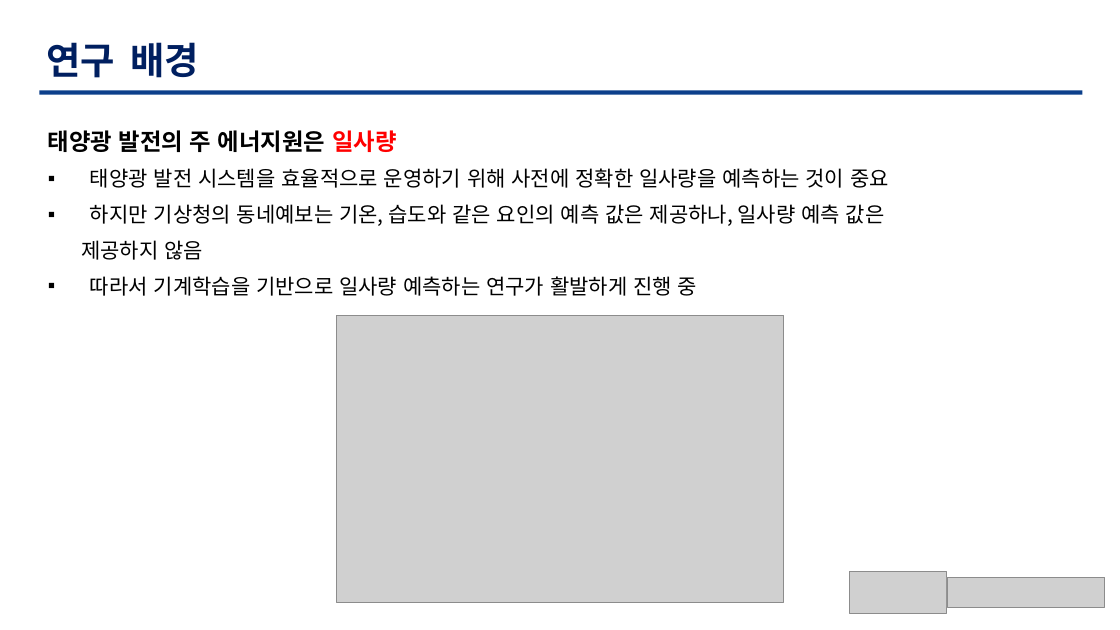
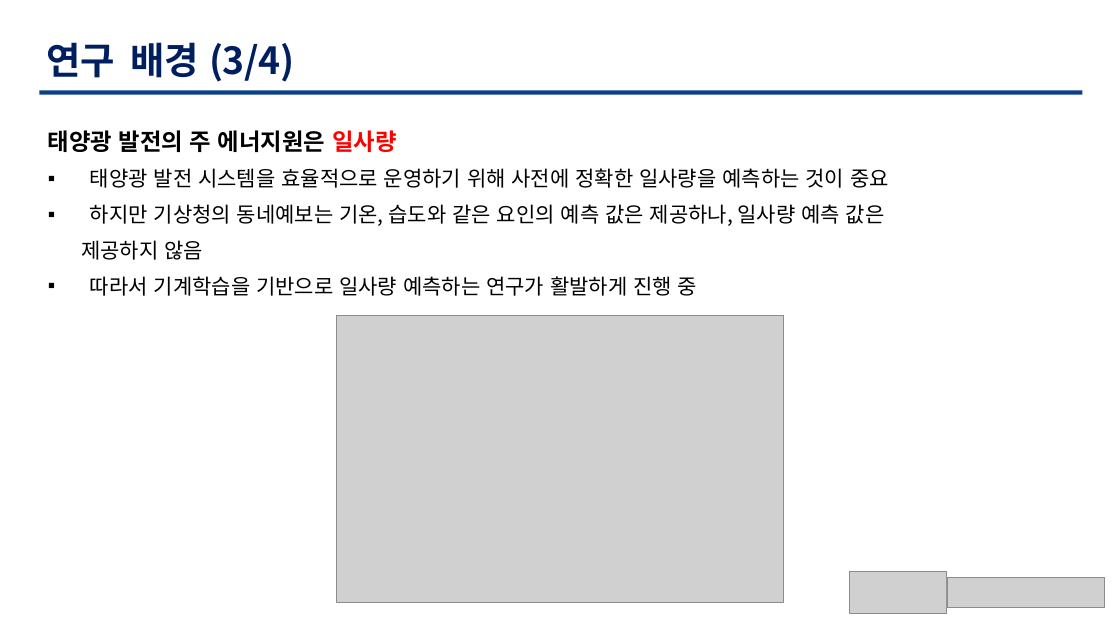
Before and after one commit to TaegyuHan/Solar_radiation_prediction_model, a slide deck: slide 5 of KICS_PT/[KICS] 모델 poster.pptx. Drawn at 1120x630 pixels with LibreOffice and Linux fonts; fonts in the diff are those of the drawing; grey boxes stand for pictures. Boxes give left, top, right and bottom in pixels: in the first picture for what was removed or moved away, otherwise in the second. Text is boxed around its words. In the diff, an @@ line names an element or a change of style, - is before the commit and + after.

```diff
--- a/KICS_PT/[KICS] 모델 poster.pptx
+++ b/KICS_PT/[KICS] 모델 poster.pptx
@@ text at (46,42,295,82): text changed @@
-연구 배경
+연구 배경 (3/4)
```
Also in this commit, not shown: 7 other slides changed.
